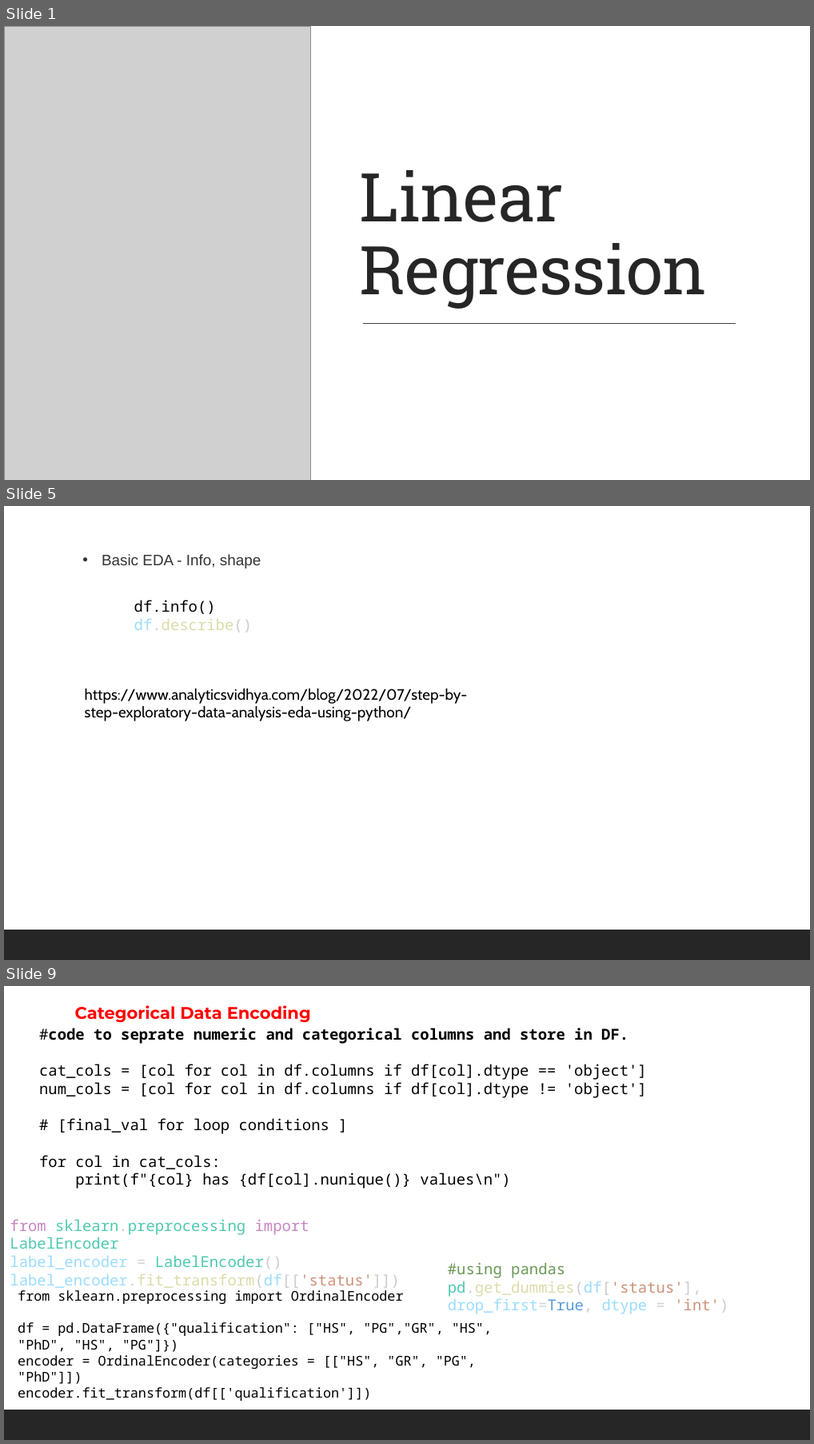
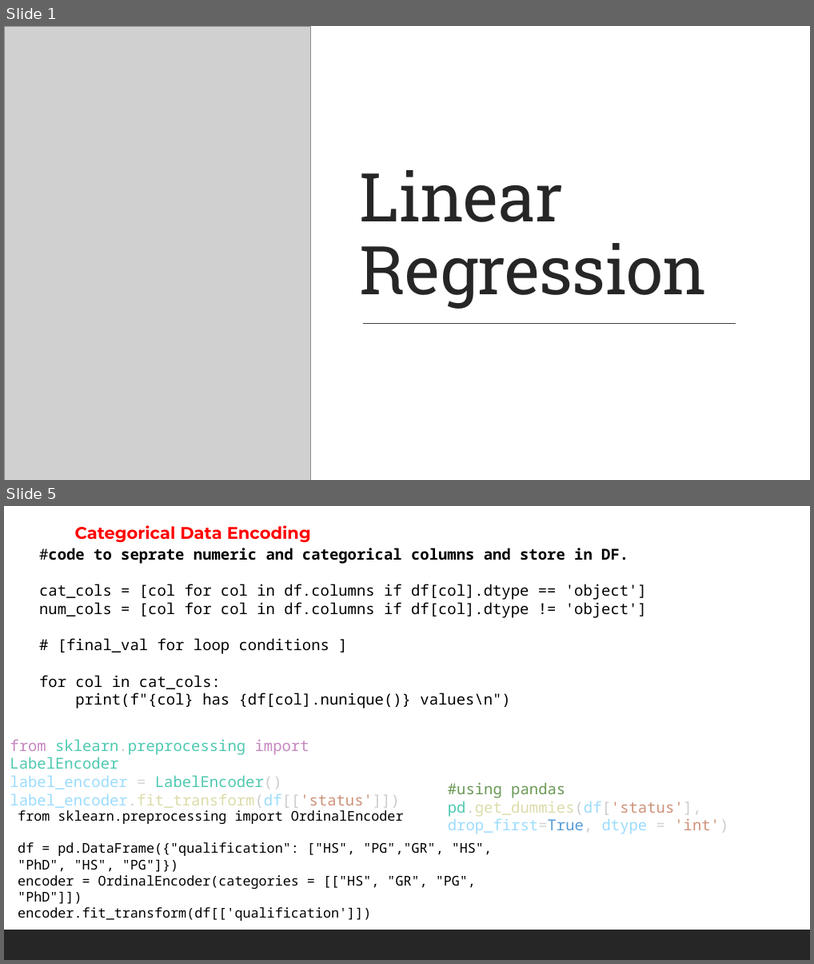
Before and after one commit to shahil04/ds_materials, a slide deck: 8.0_Machine Learning/ml_class/ml_class_notes/class_2_Linear Regression_class_2.pptx. Shown one above the other, each under a label of ours: slides 1, 5 and 9 before the commit, slides 1 and 5 after it; the slides between them are not shown. The pictures are 814x1444 and 814x964 pixels, drawn with LibreOffice and Linux fonts; fonts in the diff are those of the drawing; grey boxes stand for pictures. Boxes give left, top, right and bottom in pixels: in the first picture for what was removed or moved away, otherwise in the second. Text is boxed around its words. In the diff, an @@ line names an element or a change of style, - is before the commit and + after.

```diff
--- a/8.0_Machine Learning/ml_class/ml_class_notes/class_2_Linear Regression_class_2.pptx
+++ b/8.0_Machine Learning/ml_class/ml_class_notes/class_2_Linear Regression_class_2.pptx
@@ slide 5 removed at bbox=[4, 506, 810, 960], background #FFFFFF; not listed: 1 template element that a slide beside it also shows @@
@@ text removed at bbox=[102, 554, 261, 568] @@
-  • Basic EDA - Info, shape
@@ text removed at bbox=[134, 600, 252, 632] @@
-df.info()
-df.describe()
@@ text removed at bbox=[85, 688, 468, 721] @@
-https://www.analyticsvidhya.com/blog/2022/07/step-by-step-exploratory-data-analysis-eda-using-python/
@@ what was slide 9 is now slide 5 @@
```
Also in this commit, not shown: 4 slides changed, 4 other slides removed, 54 other files.
